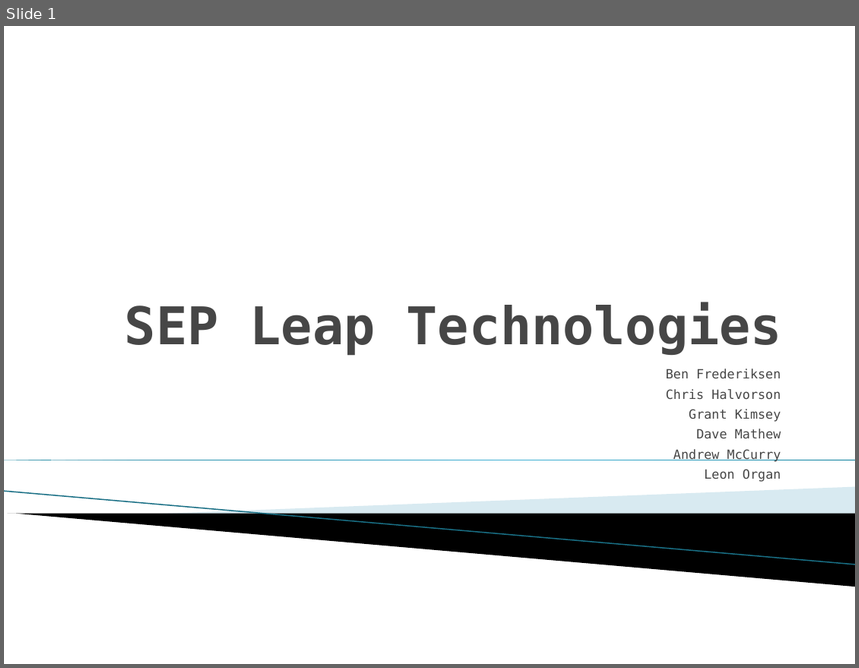
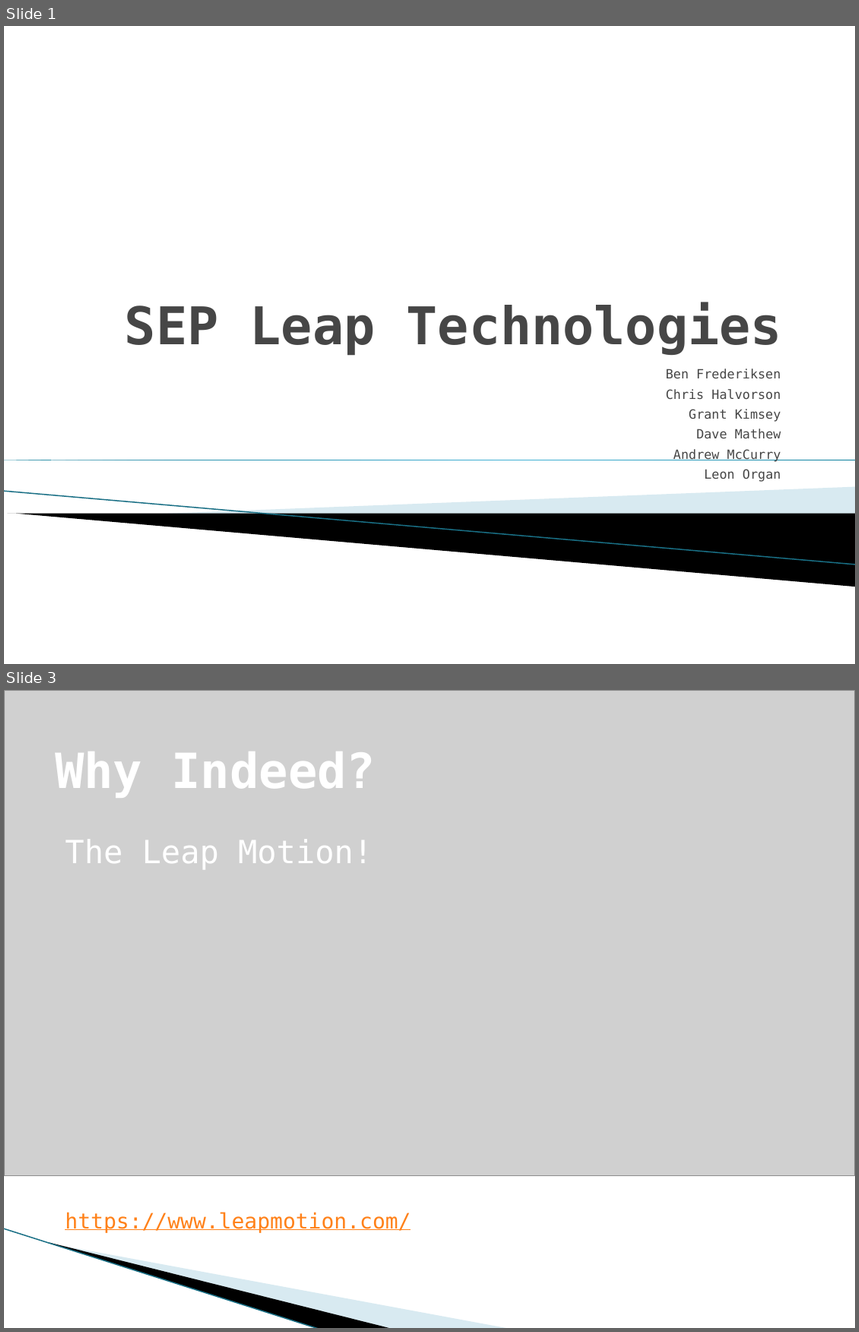
Before and after one commit to niahak/SEPlinko, a slide deck: Presentation.pptx. Shown one above the other, each under a label of ours: slide 1 before the commit, slides 1 and 3 after it; the slides between them are not shown. The pictures are 859x668 and 859x1332 pixels, drawn with LibreOffice and Linux fonts; fonts in the diff are those of the drawing; grey boxes stand for pictures; background and template pictures are left out. Boxes give left, top, right and bottom in pixels: in the first picture for what was removed or moved away, otherwise in the second. Text is boxed around its words. In the diff, an @@ line names an element or a change of style, - is before the commit and + after.

```diff
--- a/Presentation.pptx
+++ b/Presentation.pptx
@@ slide 3 added at (4,690,855,1328), background #FFFFFF @@
@@ picture added at (4,690,855,1176) @@
@@ title added at (55,752,376,798), 41 pt, text #FFFFFF, bold @@
+Why Indeed?
@@ text added at (65,839,411,1233), 18 pt, text #FF8119, underline @@
+The Leap Motion!
+https://www.leapmotion.com/
@@ line added from (4, 1229) to (320, 1328), #97C5D8 0.95 pt @@
@@ freeform shape added at (49,1243,393,1328), fill #000000 @@
@@ freeform shape added at (51,1243,510,1328), fill #A0CBDC at 40% opacity @@
```
Also in this commit, not shown: 2 slides changed, 3 other slides added, 6 slides removed.
